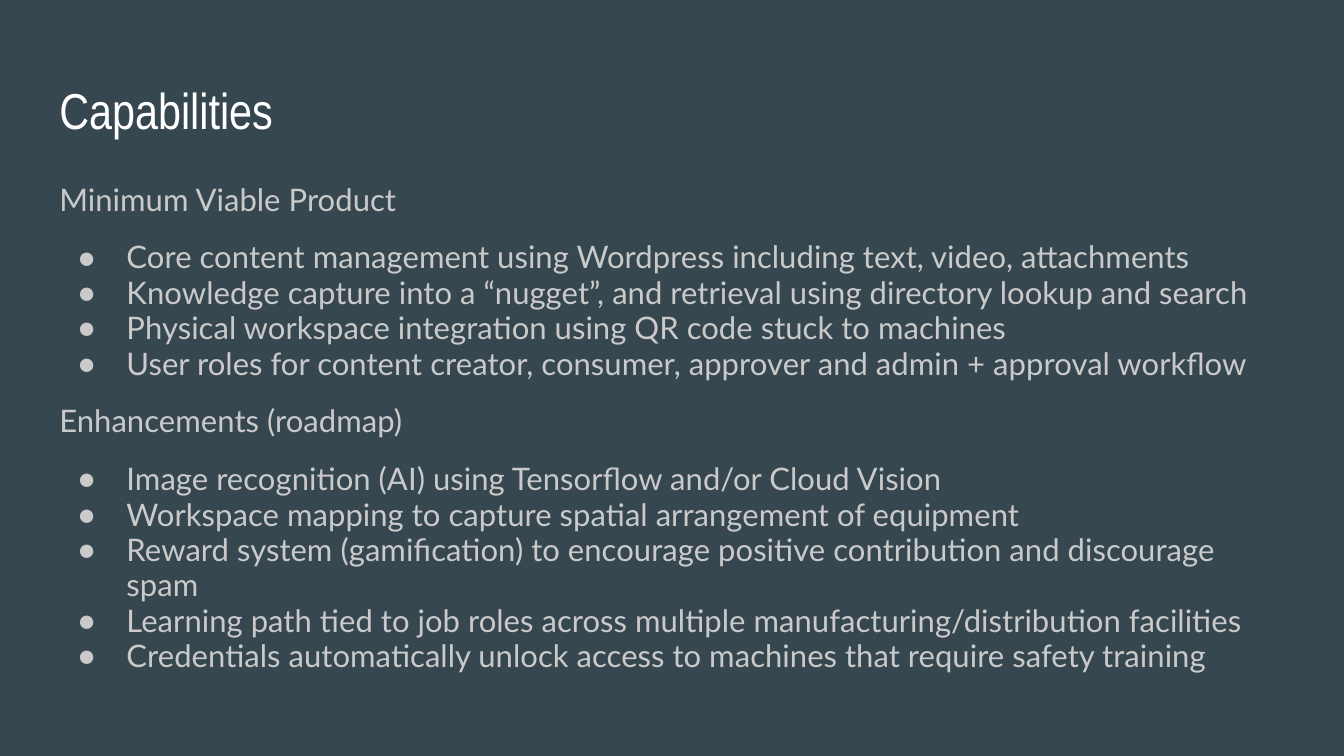
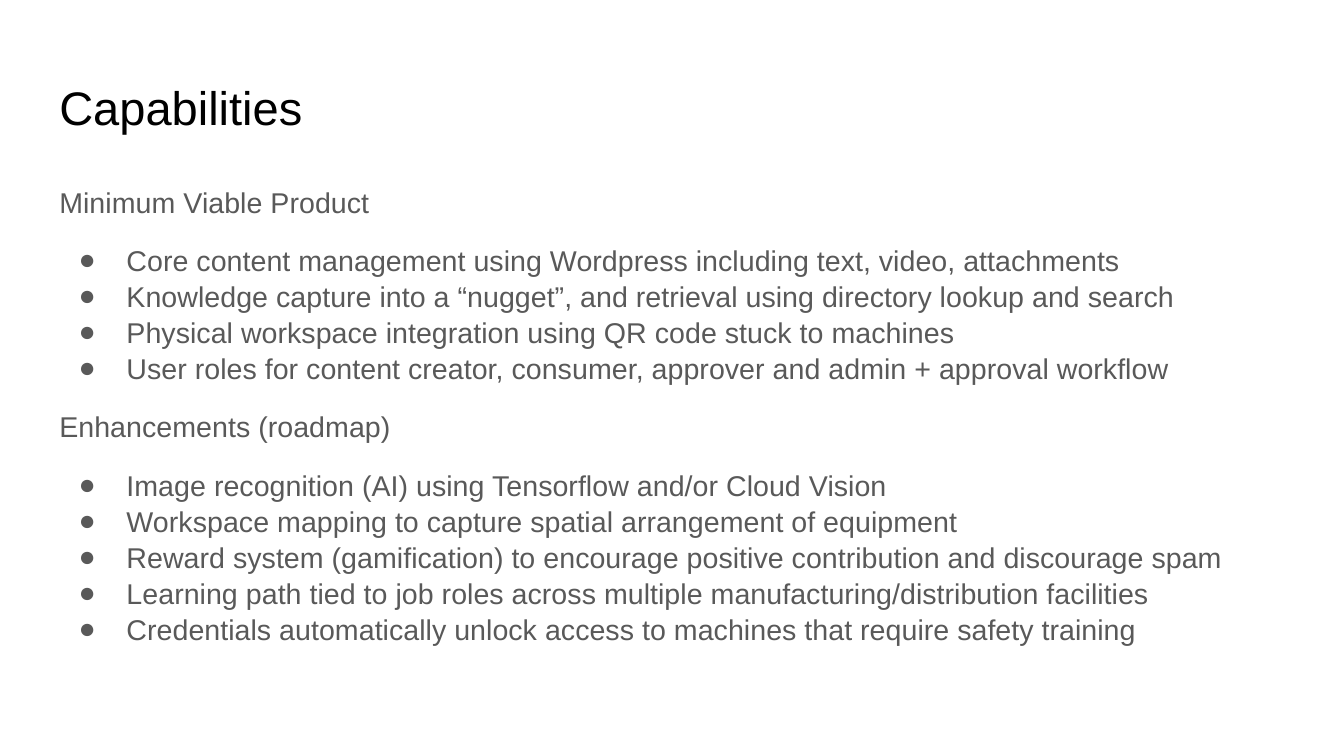
Before and after one commit to nithinvijaykumar/knowledge, a slide deck: slide 5 of StanleyX Hackathon.pptx (slide 4 before the commit). Drawn at 1344x756 pixels with LibreOffice and Linux fonts; fonts in the diff are those of the drawing. Boxes give left, top, right and bottom in pixels: in the first picture for what was removed or moved away, otherwise in the second. Text is boxed around its words. In the diff, an @@ line names an element or a change of style, - is before the commit and + after.

```diff
--- a/StanleyX Hackathon.pptx
+++ b/StanleyX Hackathon.pptx
@@ background #37474F to #FFFFFF @@
@@ title "Capabilities" at [59,91,302,134]: size 27 to 25.2 pt, font Arial Narrow to Arial, text colour #FFFFFF to #000000 @@
@@ text "Minimum Viable Product" at [59,192,1222,645]: size 16.6 to 15.3 pt, font Lato to Arial, text colour #CACACA to #595959; line spacing 0.95 to 1.05; indent changed; bullet colour #CACACA to #595959 @@
```
Also in this commit, not shown: 3 other slides changed, 19 slides added, 10 other files.
